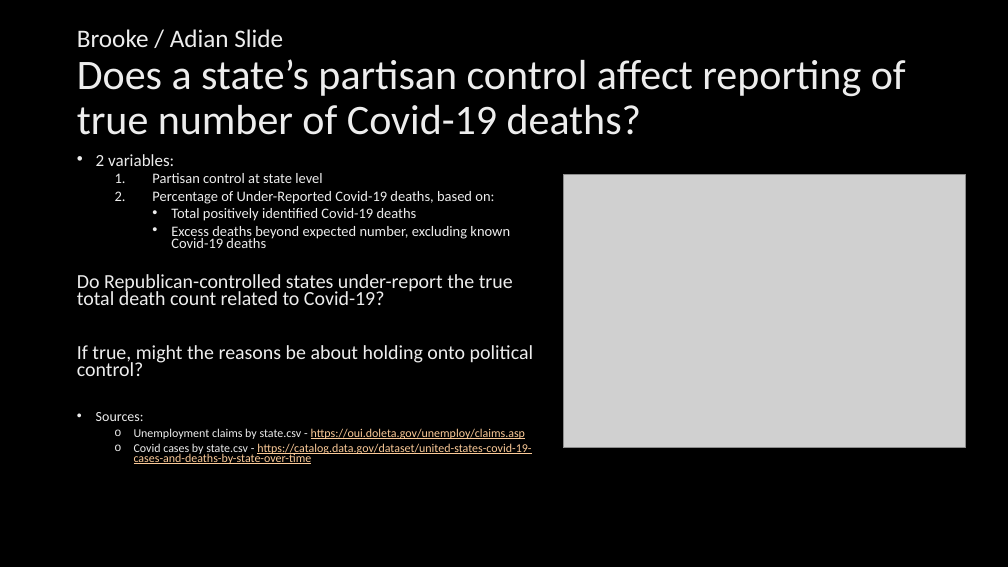
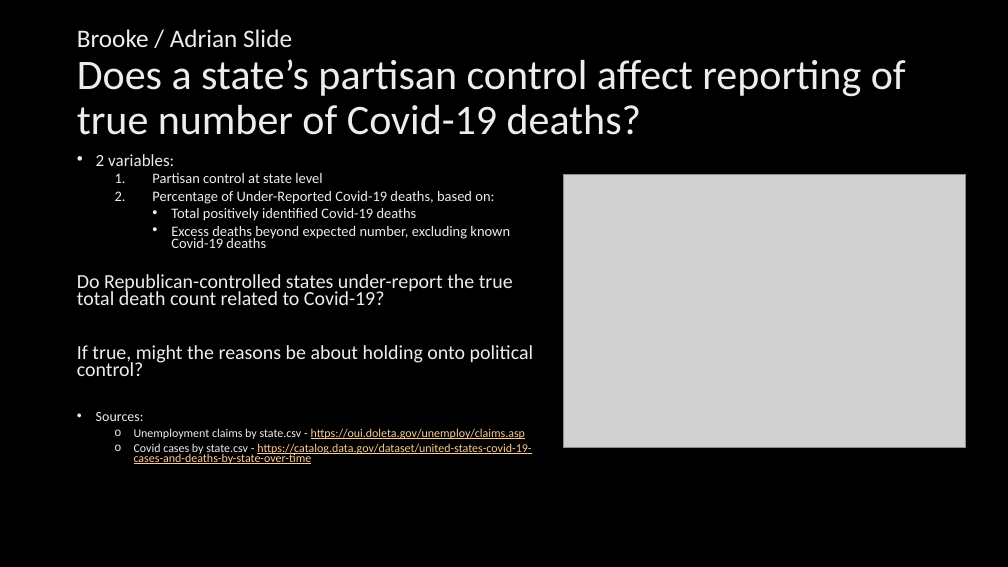
Before and after one commit to NUbee65/project-1-challenge, a slide deck: slide 5 of State Partisan Control affects on Covid - BrookC Variant.pptx (slide 4 before the commit). Drawn at 1008x567 pixels with LibreOffice and Linux fonts; fonts in the diff are those of the drawing; grey boxes stand for pictures; background and template pictures are left out. Boxes give left, top, right and bottom in pixels: in the first picture for what was removed or moved away, otherwise in the second. Text is boxed around its words. In the diff, an @@ line names an element or a change of style, - is before the commit and + after.

```diff
--- a/State Partisan Control affects on Covid - BrookC Variant.pptx
+++ b/State Partisan Control affects on Covid - BrookC Variant.pptx
@@ title at box(77, 29, 906, 135): text changed @@
-Brooke / Adian Slide
-Does a state’s partisan control affect reporting of true number of Covid-19 deaths?
+Brooke / Adrian Slide
+Does a state’s partisan control affect reporting of true number of Covid-19 deaths?
```
Also in this commit, not shown: 4 other slides changed, 5 slides added, 1 other file.
